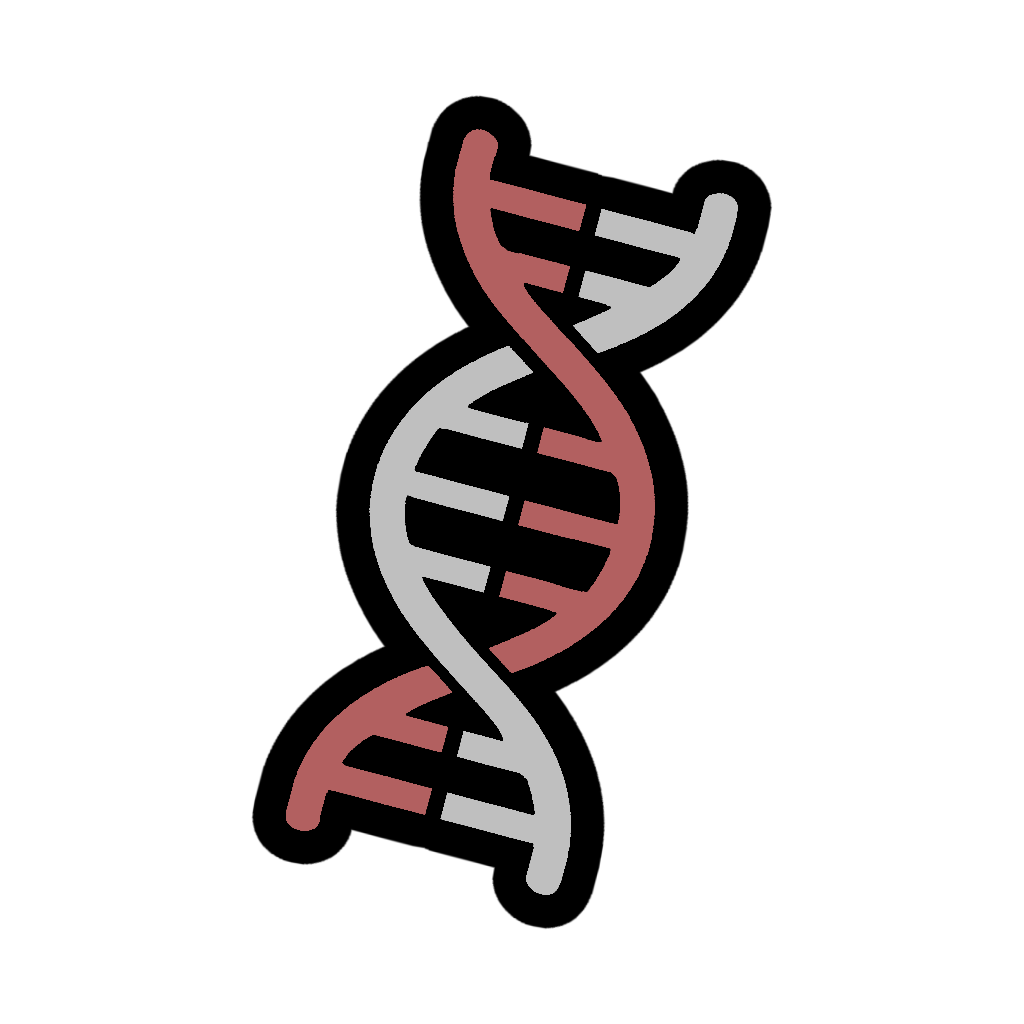
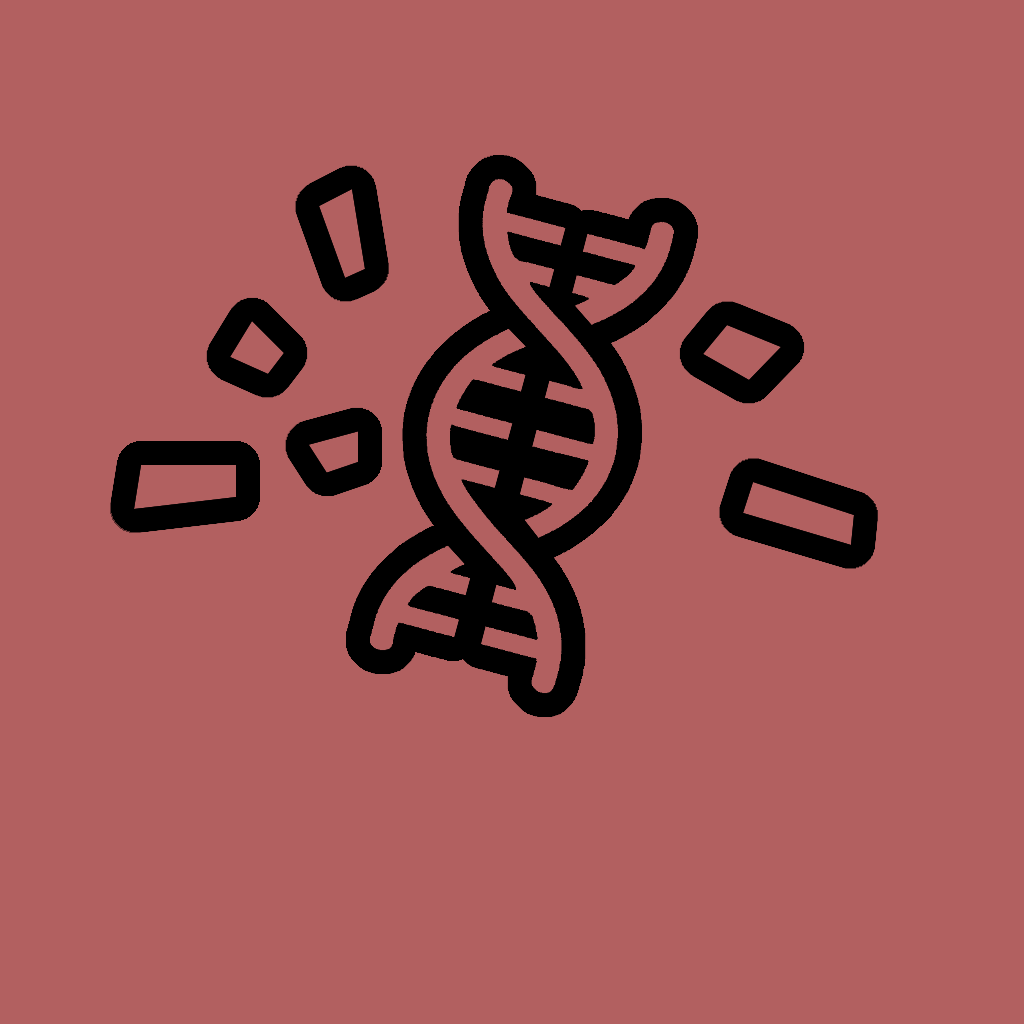
Layer changes from the first 1024 x 1024 image to the second:
added group "DNA" with 5 layers above "box" over (0, 0, 1024, 1024)
added layer "dna color" (multiply) in group "DNA" over (0, 0, 1024, 1024)
added layer "confetti #1" in group "DNA" over (134, 189, 854, 545)
moved "strand 2" into group "DNA", painted on it over (369, 193, 738, 895)
renamed "strand 1 copy" to "strand 1", moved it into group "DNA", painted on it over (286, 129, 655, 831)
moved "Edge" into group "DNA", painted on it over (110, 94, 878, 930)
added group "box" with 5 layers above "GeneBackground_Endogene.png copy" over (0, 0, 1024, 1024)
added layer "box color" (multiply) in group "box" over (0, 0, 1024, 1024)
added layer "box upper" in group "box" over (209, 610, 828, 749)
added layer "box edge upper" in group "box" over (185, 586, 851, 773)
added layer "box lower" in group "box" over (290, 536, 748, 884)
added layer "box edge lower" in group "box" over (185, 512, 851, 908)
showed "GeneBackground_Endogene.png copy" over (34, 26, 990, 998)
